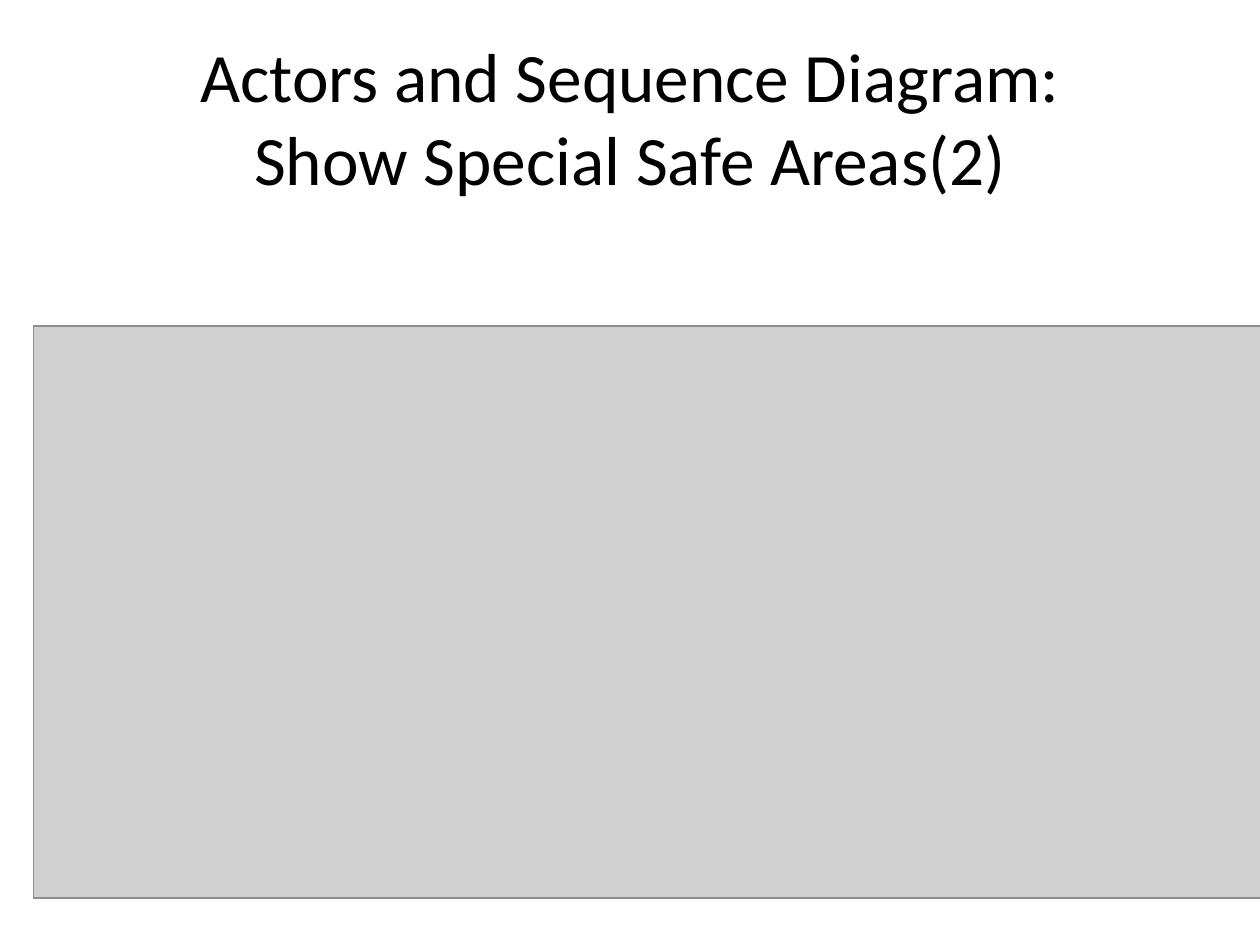
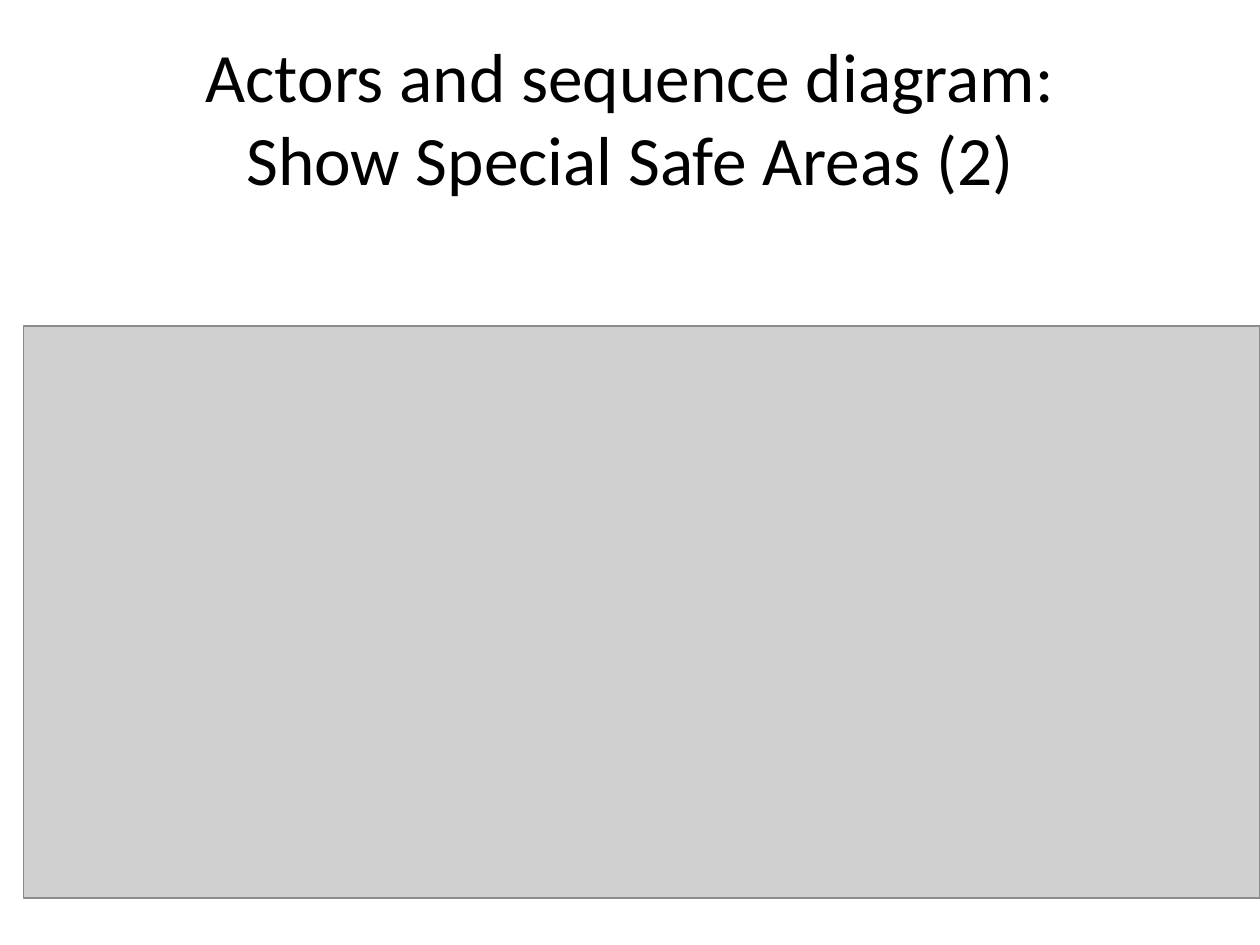
Before and after one commit to cattaneo-riccardo/PowerEnjoy, a slide deck: slide 16 of RASD/presentation/RASD_presentation.pptx (slide 17 before the commit). Drawn at 1260x945 pixels with LibreOffice and Linux fonts; fonts in the diff are those of the drawing; grey boxes stand for pictures. Boxes give left, top, right and bottom in pixels: in the first picture for what was removed or moved away, otherwise in the second. Text is boxed around its words. In the diff, an @@ line names an element or a change of style, - is before the commit and + after.

```diff
--- a/RASD/presentation/RASD_presentation.pptx
+++ b/RASD/presentation/RASD_presentation.pptx
@@ title at (x1=206, y1=54, x2=1054, y2=197): text changed @@
-Actors and Sequence Diagram:
-Show Special Safe Areas(2)
+Actors and sequence diagram:
+Show Special Safe Areas (2)
@@ picture resized from (x1=33, y1=326, x2=1260, y2=898) to (x1=23, y1=326, x2=1260, y2=898) @@
```
Also in this commit, not shown: 8 other slides changed, 1 slide removed, 1 other file.
